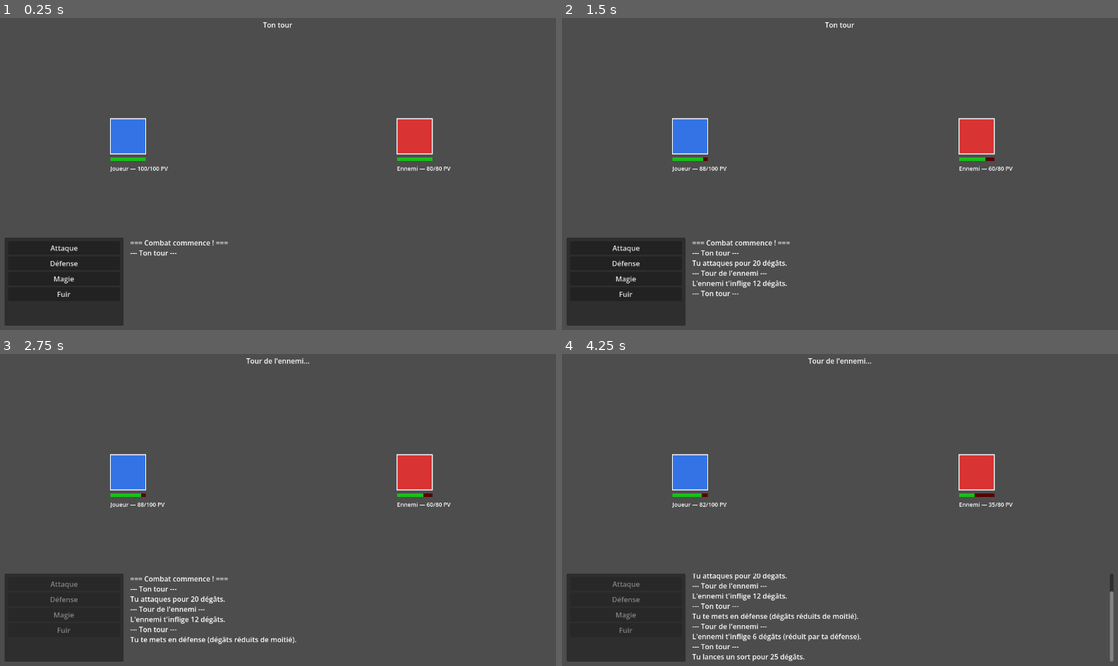
Above: before the commit, frames 1-4 (two rows, left to right).
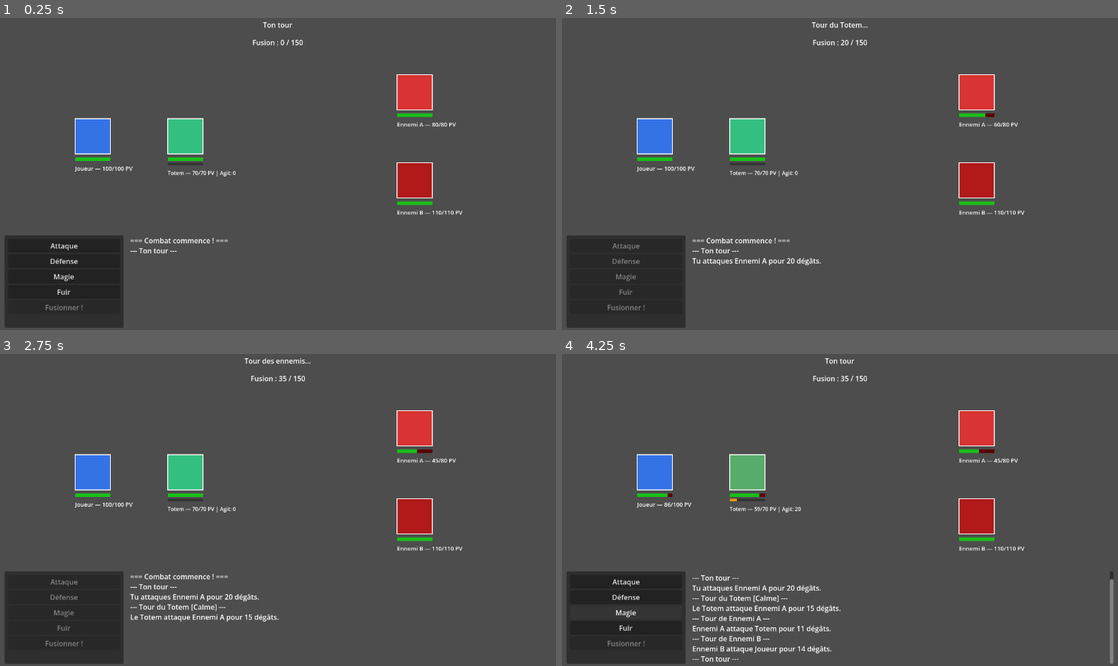
Above: after the commit, the same moments.

Repository: maxoupqg/totema_project
Game: Godot game, scene res://scenes/combat.tscn
The game is run twice, just before and just after one commit, with the same random seed, the same clock (stepped at 60 frames per second) and the same inputs. Before the commit the project has no main scene; this scene is started directly in both runs.
Inputs (mouse positions are in pixels of both pictures, inside the frame that each line leads up to):
- Up to frame 1 (0.25 s): no input
- Up to frame 2 (1.5 s): click "Attaque" at 0.5 s; click (628, 208) at 1.25 s, where only the run after the commit has a clickable "Ennemi A (80/80 PV)"
- Up to frame 3 (2.75 s): click (66, 600) at 2 s, where only the run before the commit has a clickable "Défense"
- Up to frame 4 (4.25 s): tap Enter at 2.75 s; click (628, 616) at 3.5 s, where only the run before the commit has a clickable "Magie"

The runs differ from the first frame. In frame 1, 6.3% of the frame differs, in the area x 0-84%, y 6-100%; in frame 2, 7.0%; in frame 3, 7.5%; in frame 4, 8.5%, in the area x 0-100%, y 1-100%.

Commit message:
feat: Phase 0 complète — totem, fusion, multi-ennemis
- Totem semi-autonome avec axe Calme/Agité (3 paliers, totem_ia.gd)
- Fusion : jauge par dégâts infligés, 3 tours, soin amplifié fiable,
  visuel joueur+totem fusionnés, totem sans tour propre pendant la fusion
- 2 ennemis ciblables au choix (Ennemi A / Ennemi B)
- idees_plus_tard.md : axes émotionnels futurs, évolution totem, Phase 1

Phase 0 validée : le combat en duo est fun.

Co-Authored-By: Claude Sonnet 4.6 <noreply@anthropic.com>

Diff:
--- a/project.godot
+++ b/project.godot
@@ -11,6 +11,7 @@
 [application]
 
 config/name="totema_project_final"
+run/main_scene="res://scenes/combat.tscn"
 config/features=PackedStringArray("4.6", "Forward Plus")
 config/icon="res://icon.svg"
 config/main_scene="res://scenes/combat.tscn"
--- a/scenes/combat.tscn
+++ b/scenes/combat.tscn
@@ -1,8 +1,10 @@
-[gd_scene load_steps=4 format=3]
+[gd_scene load_steps=6 format=3]
 
 [ext_resource type="Script" path="res://scripts/gestionnaire_combat.gd" id="1"]
 [ext_resource type="Script" path="res://scripts/joueur.gd" id="2"]
-[ext_resource type="Script" path="res://scripts/ennemi.gd" id="3"]
+[ext_resource type="Script" path="res://scripts/totem.gd" id="3"]
+[ext_resource type="Script" path="res://scripts/ennemi.gd" id="4"]
+[ext_resource type="Script" path="res://scripts/fusion.gd" id="5"]
 
 [node name="Combat" type="Node2D"]
 script = ExtResource("1")
@@ -10,23 +12,50 @@
 [node name="Combattants" type="Node2D" parent="."]
 
 [node name="Joueur" type="Node2D" parent="Combattants"]
-position = Vector2(300.0, 280.0)
+position = Vector2(220.0, 280.0)
 script = ExtResource("2")
 nom_combattant = "Joueur"
 pv_max = 100
 vitesse = 10
 degats_base = 20
 couleur = Color(0.2, 0.45, 0.9, 1)
-degats_magie = 25
+degats_magie = 28
 
-[node name="Ennemi" type="Node2D" parent="Combattants"]
-position = Vector2(950.0, 280.0)
+[node name="Totem" type="Node2D" parent="Combattants"]
+position = Vector2(430.0, 280.0)
 script = ExtResource("3")
-nom_combattant = "Ennemi"
+nom_combattant = "Totem"
+pv_max = 70
+vitesse = 9
+degats_base = 15
+couleur = Color(0.2, 0.75, 0.5, 1)
+agitation = 0
+soin_base = 20
+agitation_par_coup = 20
+
+[node name="Ennemi1" type="Node2D" parent="Combattants"]
+position = Vector2(950.0, 180.0)
+script = ExtResource("4")
+nom_combattant = "Ennemi A"
 pv_max = 80
-vitesse = 8
-degats_base = 12
+vitesse = 9
+degats_base = 11
 couleur = Color(0.85, 0.2, 0.2, 1)
+
+[node name="Ennemi2" type="Node2D" parent="Combattants"]
+position = Vector2(950.0, 380.0)
+script = ExtResource("4")
+nom_combattant = "Ennemi B"
+pv_max = 110
+vitesse = 7
+degats_base = 14
+couleur = Color(0.7, 0.1, 0.1, 1)
+
+[node name="Fusion" type="Node" parent="."]
+script = ExtResource("5")
+jauge_max = 150
+duree_fusion = 3
+soin_fusion = 40
 
 [node name="UI" type="CanvasLayer" parent="."]
 
@@ -34,21 +63,45 @@
 offset_left = 490.0
 offset_top = 15.0
 offset_right = 790.0
-offset_bottom = 55.0
+offset_bottom = 50.0
 text = "En attente..."
 horizontal_alignment = 1
 
+[node name="LabelFusion" type="Label" parent="UI"]
+offset_left = 490.0
+offset_top = 55.0
+offset_right = 790.0
+offset_bottom = 80.0
+text = "Fusion : 0 / 150"
+horizontal_alignment = 1
+
+[node name="PanelCibles" type="Panel" parent="UI"]
+offset_left = 20.0
+offset_top = 390.0
+offset_right = 290.0
+offset_bottom = 500.0
+visible = false
+
+[node name="VBoxCibles" type="VBoxContainer" parent="UI/PanelCibles"]
+offset_left = 8.0
+offset_top = 8.0
+offset_right = 262.0
+offset_bottom = 92.0
+
+[node name="LabelTitre" type="Label" parent="UI/PanelCibles/VBoxCibles"]
+text = "Choisir une cible :"
+
 [node name="PanelActions" type="Panel" parent="UI"]
 offset_left = 20.0
-offset_top = 510.0
+offset_top = 505.0
 offset_right = 290.0
-offset_bottom = 710.0
+offset_bottom = 715.0
 
 [node name="VBoxContainer" type="VBoxContainer" parent="UI/PanelActions"]
 offset_left = 8.0
 offset_top = 8.0
 offset_right = 262.0
-offset_bottom = 192.0
+offset_bottom = 202.0
 
 [node name="BtnAttaque" type="Button" parent="UI/PanelActions/VBoxContainer"]
 text = "Attaque"
@@ -62,10 +115,14 @@
 [node name="BtnFuir" type="Button" parent="UI/PanelActions/VBoxContainer"]
 text = "Fuir"
 
+[node name="BtnFusionner" type="Button" parent="UI/PanelActions/VBoxContainer"]
+text = "Fusionner !"
+disabled = true
+
 [node name="JournalCombat" type="RichTextLabel" parent="UI"]
 offset_left = 305.0
-offset_top = 510.0
+offset_top = 505.0
 offset_right = 1260.0
-offset_bottom = 710.0
+offset_bottom = 715.0
 bbcode_enabled = true
 scroll_following = true
--- /dev/null
+++ b/scripts/fusion.gd
@@ -0,0 +1,35 @@
+class_name Fusion
+extends Node
+
+signal jauge_change(valeur: int, max_val: int)
+signal fusion_activee
+signal fusion_terminee
+
+@export var jauge_max: int = 150
+@export var duree_fusion: int = 3
+@export var soin_fusion: int = 40
+
+var jauge: int = 0
+var en_fusion: bool = false
+var tours_restants: int = 0
+
+func ajouter_points(degats: int) -> void:
+	if en_fusion or jauge >= jauge_max:
+		return
+	jauge = min(jauge + degats, jauge_max)
+	emit_signal("jauge_change", jauge, jauge_max)
+
+func activer() -> void:
+	en_fusion = true
+	tours_restants = duree_fusion
+	jauge = 0
+	emit_signal("jauge_change", jauge, jauge_max)
+	emit_signal("fusion_activee")
+
+func decrementer_tour() -> void:
+	if not en_fusion:
+		return
+	tours_restants -= 1
+	if tours_restants <= 0:
+		en_fusion = false
+		emit_signal("fusion_terminee")
--- a/scripts/gestionnaire_combat.gd
+++ b/scripts/gestionnaire_combat.gd
@@ -3,31 +3,52 @@
 
 signal combat_termine(victoire: bool)
 
-enum EtatCombat { EN_ATTENTE, TOUR_JOUEUR, TOUR_ENNEMI, TERMINE }
+enum EtatCombat { EN_ATTENTE, TOUR_JOUEUR, CHOIX_CIBLE, TOUR_TOTEM, TOUR_ENNEMI, TERMINE }
+enum ActionEnAttente { AUCUNE, ATTAQUE, MAGIE }
 
 @onready var joueur: Joueur = $Combattants/Joueur
-@onready var ennemi: Ennemi = $Combattants/Ennemi
+@onready var totem: Totem = $Combattants/Totem
+@onready var combattants_node: Node2D = $Combattants
+@onready var fusion: Fusion = $Fusion
 @onready var btn_attaque: Button = $UI/PanelActions/VBoxContainer/BtnAttaque
 @onready var btn_defense: Button = $UI/PanelActions/VBoxContainer/BtnDefense
 @onready var btn_magie: Button = $UI/PanelActions/VBoxContainer/BtnMagie
 @onready var btn_fuir: Button = $UI/PanelActions/VBoxContainer/BtnFuir
+@onready var btn_fusionner: Button = $UI/PanelActions/VBoxContainer/BtnFusionner
+@onready var panel_cibles: Panel = $UI/PanelCibles
+@onready var vbox_cibles: VBoxContainer = $UI/PanelCibles/VBoxCibles
 @onready var journal: RichTextLabel = $UI/JournalCombat
 @onready var label_tour: Label = $UI/LabelTour
-
+@onready var label_fusion: Label = $UI/LabelFusion
+
+var ennemis: Array[Ennemi] = []
 var etat: EtatCombat = EtatCombat.EN_ATTENTE
+var action_en_attente: ActionEnAttente = ActionEnAttente.AUCUNE
+var _index_ennemi_courant: int = 0
+var _couleur_joueur_originale: Color
 
 func _ready() -> void:
+	# Collecte tous les Ennemi sous Combattants
+	for noeud in combattants_node.get_children():
+		if noeud is Ennemi:
+			ennemis.append(noeud)
+			noeud.mort.connect(_sur_mort_ennemi.bind(noeud))
+
 	joueur.mort.connect(_sur_mort_joueur)
-	ennemi.mort.connect(_sur_mort_ennemi)
+	totem.mort.connect(_sur_mort_totem)
+	fusion.jauge_change.connect(_sur_jauge_change)
 
 	btn_attaque.pressed.connect(_action_attaque)
 	btn_defense.pressed.connect(_action_defense)
 	btn_magie.pressed.connect(_action_magie)
 	btn_fuir.pressed.connect(_action_fuir)
-
+	btn_fusionner.pressed.connect(_action_fusionner)
+
+	panel_cibles.visible = false
 	_demarrer_combat()
 
 func _demarrer_combat() -> void:
+	_maj_label_fusion()
 	_log("=== Combat commence ! ===")
 	_debut_tour_joueur()
 
@@ -35,7 +56,11 @@
 	joueur.reinitialiser_tour()
 	etat = EtatCombat.TOUR_JOUEUR
 	_activer_boutons(true)
-	label_tour.text = "Ton tour"
+	btn_fusionner.disabled = fusion.en_fusion or fusion.jauge < fusion.jauge_max or not totem.est_vivant()
+	if fusion.en_fusion:
+		label_tour.text = "Ton tour [Fusion x%d]" % fusion.tours_restants
+	else:
+		label_tour.text = "Ton tour"
 	_log("--- Ton tour ---")
 
 func _activer_boutons(actif: bool) -> void:
@@ -43,14 +68,59 @@
 	btn_defense.disabled = not actif
 	btn_magie.disabled = not actif
 	btn_fuir.disabled = not actif
+	btn_fusionner.disabled = not actif
+
+# — Sélection de cible —
+
+func _afficher_selection_cible() -> void:
+	etat = EtatCombat.CHOIX_CIBLE
+	for enfant in vbox_cibles.get_children():
+		if enfant.name != "LabelTitre":
+			enfant.queue_free()
+	for cible in ennemis:
+		if cible.est_vivant():
+			var btn: Button = Button.new()
+			btn.text = "%s  (%d/%d PV)" % [cible.nom_combattant, cible.pv_actuels, cible.pv_max]
+			btn.pressed.connect(_sur_cible_choisie.bind(cible))
+			vbox_cibles.add_child(btn)
+	var btn_annuler: Button = Button.new()
+	btn_annuler.text = "Annuler"
+	btn_annuler.pressed.connect(_annuler_selection_cible)
+	vbox_cibles.add_child(btn_annuler)
+	panel_cibles.visible = true
+	label_tour.text = "Choisir une cible..."
+
+func _annuler_selection_cible() -> void:
+	panel_cibles.visible = false
+	action_en_attente = ActionEnAttente.AUCUNE
+	etat = EtatCombat.TOUR_JOUEUR
+	_activer_boutons(true)
+	btn_fusionner.disabled = fusion.en_fusion or fusion.jauge < fusion.jauge_max or not totem.est_vivant()
+	label_tour.text = "Ton tour"
+
+func _sur_cible_choisie(cible: Ennemi) -> void:
+	panel_cibles.visible = false
+	match action_en_attente:
+		ActionEnAttente.ATTAQUE:
+			var degats: int = joueur.attaquer(cible)
+			_log("Tu attaques %s pour %d dégâts." % [cible.nom_combattant, degats])
+			fusion.ajouter_points(degats)
+		ActionEnAttente.MAGIE:
+			var degats: int = joueur.lancer_sort(cible)
+			_log("Tu lances un sort sur %s pour %d dégâts." % [cible.nom_combattant, degats])
+			fusion.ajouter_points(degats)
+	action_en_attente = ActionEnAttente.AUCUNE
+	_appliquer_bonus_fusion()
+	_fin_tour_joueur()
+
+# — Actions joueur —
 
 func _action_attaque() -> void:
 	if etat != EtatCombat.TOUR_JOUEUR:
 		return
 	_activer_boutons(false)
-	var degats: int = joueur.attaquer(ennemi)
-	_log("Tu attaques pour %d dégâts." % degats)
-	_fin_tour_joueur()
+	action_en_attente = ActionEnAttente.ATTAQUE
+	_afficher_selection_cible()
 
 func _action_defense() -> void:
 	if etat != EtatCombat.TOUR_JOUEUR:
@@ -58,15 +128,15 @@
 	_activer_boutons(false)
 	joueur.defendre()
 	_log("Tu te mets en défense (dégâts réduits de moitié).")
+	_appliquer_bonus_fusion()
 	_fin_tour_joueur()
 
 func _action_magie() -> void:
 	if etat != EtatCombat.TOUR_JOUEUR:
 		return
 	_activer_boutons(false)
-	var degats: int = joueur.lancer_sort(ennemi)
-	_log("Tu lances un sort pour %d dégâts." % degats)
-	_fin_tour_joueur()
+	action_en_attente = ActionEnAttente.MAGIE
+	_afficher_selection_cible()
 
 func _action_fuir() -> void:
 	if etat != EtatCombat.TOUR_JOUEUR:
@@ -79,45 +149,187 @@
 		emit_signal("combat_termine", false)
 	else:
 		_log("Impossible de fuir !")
+		_appliquer_bonus_fusion()
 		_fin_tour_joueur()
 
+func _action_fusionner() -> void:
+	if etat != EtatCombat.TOUR_JOUEUR or fusion.en_fusion or fusion.jauge < fusion.jauge_max or not totem.est_vivant():
+		return
+	_activer_boutons(false)
+	fusion.activer()
+	_maj_label_fusion()
+	# Visuel : le totem disparaît et fusionne avec le joueur (couleur mélangée)
+	_couleur_joueur_originale = joueur.couleur
+	joueur.couleur = joueur.couleur.lerp(totem.couleur, 0.5)
+	joueur.queue_redraw()
+	totem.visible = false
+	_log("=== FUSION ! Le Totem et toi ne font plus qu'un (%d tours) ===" % fusion.duree_fusion)
+	_fin_tour_joueur()
+
+# — Bonus fusion —
+
+func _appliquer_bonus_fusion() -> void:
+	if not fusion.en_fusion:
+		return
+	if not totem.est_vivant():
+		# Le totem est mort : la fusion se termine immédiatement
+		fusion.tours_restants = 0
+		fusion.en_fusion = false
+		_log("--- La fusion se termine (totem hors combat) ---")
+		_maj_label_fusion()
+		joueur.couleur = _couleur_joueur_originale
+		joueur.queue_redraw()
+		return
+	var soin: int = min(fusion.soin_fusion, joueur.pv_max - joueur.pv_actuels)
+	joueur.pv_actuels += soin
+	joueur.queue_redraw()
+	_log("[Fusion] Le Totem te soigne de %d PV !" % soin)
+	fusion.decrementer_tour()
+	if not fusion.en_fusion:
+		_log("--- La fusion se termine ---")
+		_maj_label_fusion()
+		joueur.couleur = _couleur_joueur_originale
+		joueur.queue_redraw()
+		totem.visible = true
+
+# — Enchaînement des tours —
+
 func _fin_tour_joueur() -> void:
-	if not ennemi.est_vivant():
-		# Mort de l'ennemi en attente (signal différé) — on n'enchaîne pas son tour
-		return
+	if _tous_ennemis_morts():
+		return
+	etat = EtatCombat.TOUR_TOTEM
+	label_tour.text = "Tour du Totem..."
+	await get_tree().create_timer(0.8).timeout
+	_tour_totem()
+
+func _tour_totem() -> void:
+	if totem.est_vivant() and not fusion.en_fusion:
+		var cible_ennemi: Combattant = _premier_ennemi_vivant()
+		if cible_ennemi != null:
+			_log("--- Tour du Totem [%s] ---" % _nom_palier(totem.agitation))
+			var decision: Dictionary = totem.jouer_tour(joueur, cible_ennemi)
+			_log_action_totem(decision)
+			if _tous_ennemis_morts():
+				return
 	etat = EtatCombat.TOUR_ENNEMI
-	label_tour.text = "Tour de l'ennemi..."
+	label_tour.text = "Tour des ennemis..."
 	await get_tree().create_timer(0.8).timeout
-	_tour_ennemi()
-
-func _tour_ennemi() -> void:
-	_log("--- Tour de l'ennemi ---")
-	var degats: int = ennemi.jouer_tour(joueur)
-	_log("L'ennemi t'inflige %d dégâts%s." % [
+	_debut_tours_ennemis()
+
+func _debut_tours_ennemis() -> void:
+	_index_ennemi_courant = 0
+	_prochain_tour_ennemi()
+
+func _prochain_tour_ennemi() -> void:
+	# Avance au prochain ennemi vivant
+	while _index_ennemi_courant < ennemis.size() and not ennemis[_index_ennemi_courant].est_vivant():
+		_index_ennemi_courant += 1
+	if _index_ennemi_courant >= ennemis.size():
+		if joueur.est_vivant():
+			_debut_tour_joueur()
+		return
+	var ennemi_actif: Ennemi = ennemis[_index_ennemi_courant]
+	_index_ennemi_courant += 1
+	_log("--- Tour de %s ---" % ennemi_actif.nom_combattant)
+	await get_tree().create_timer(0.6).timeout
+	_executer_tour_ennemi(ennemi_actif)
+
+func _executer_tour_ennemi(ennemi_actif: Ennemi) -> void:
+	var cibles: Array[Combattant] = []
+	if joueur.est_vivant():
+		cibles.append(joueur)
+	if totem.est_vivant() and not fusion.en_fusion:  # totem non ciblable pendant la fusion
+		cibles.append(totem)
+	if cibles.is_empty():
+		return
+	var cible: Combattant = cibles[randi() % cibles.size()]
+	var degats: int = ennemi_actif.jouer_tour(cible)
+	_log("%s attaque %s pour %d dégâts%s." % [
+		ennemi_actif.nom_combattant,
+		cible.nom_combattant,
 		degats,
-		" (réduit par ta défense)" if joueur.en_defense else ""
+		" (réduit)" if cible.en_defense else ""
 	])
-	if joueur.est_vivant():
-		_debut_tour_joueur()
-	# Sinon : _sur_mort_joueur sera appelé en deferred à la fin du frame
+	if not joueur.est_vivant():
+		return
+	_prochain_tour_ennemi()
+
+# — Handlers de mort —
 
 func _sur_mort_joueur() -> void:
 	if etat == EtatCombat.TERMINE:
 		return
 	etat = EtatCombat.TERMINE
+	panel_cibles.visible = false
 	_activer_boutons(false)
 	label_tour.text = "Défaite..."
 	_log("=== Tu es vaincu. ===")
 	emit_signal("combat_termine", false)
 
-func _sur_mort_ennemi() -> void:
+func _sur_mort_totem() -> void:
+	_log("Le Totem est hors de combat !")
+
+func _sur_mort_ennemi(ennemi_mort: Ennemi) -> void:
+	_log("%s est vaincu !" % ennemi_mort.nom_combattant)
+	if not _tous_ennemis_morts():
+		return
 	if etat == EtatCombat.TERMINE:
 		return
 	etat = EtatCombat.TERMINE
 	_activer_boutons(false)
+	panel_cibles.visible = false
 	label_tour.text = "Victoire !"
-	_log("=== L'ennemi est vaincu ! Victoire ! ===")
+	_log("=== Tous les ennemis sont vaincus ! Victoire ! ===")
 	emit_signal("combat_termine", true)
+
+# — Helpers —
+
+func _tous_ennemis_morts() -> bool:
+	for e in ennemis:
+		if e.est_vivant():
+			return false
+	return true
+
+func _premier_ennemi_vivant() -> Ennemi:
+	for e in ennemis:
+		if e.est_vivant():
+			return e
+	return null
+
+func _sur_jauge_change(_valeur: int, _max: int) -> void:
+	_maj_label_fusion()
+	if not fusion.en_fusion and etat == EtatCombat.TOUR_JOUEUR:
+		btn_fusionner.disabled = fusion.jauge < fusion.jauge_max
+
+func _maj_label_fusion() -> void:
+	if fusion.en_fusion:
+		label_fusion.text = "Fusion active — %d tour(s) restant(s)" % fusion.tours_restants
+	else:
+		label_fusion.text = "Fusion : %d / %d" % [fusion.jauge, fusion.jauge_max]
+
+func _log_action_totem(decision: Dictionary) -> void:
+	var cible: Combattant = decision["cible"]
+	var valeur: int = decision["valeur"]
+	var erratique: bool = decision["erratique"]
+	match decision["action"]:
+		"soin":
+			if erratique and cible is Ennemi:
+				_log("Le Totem tente de soigner... et soigne %s de %d PV ! (agité)" % [cible.nom_combattant, valeur])
+			else:
+				_log("Le Totem soigne %s de %d PV." % [cible.nom_combattant, valeur])
+		"attaque":
+			fusion.ajouter_points(valeur)
+			if erratique:
+				_log("Le Totem oublie de soigner et attaque pour %d dégâts." % valeur)
+			else:
+				_log("Le Totem attaque %s pour %d dégâts." % [cible.nom_combattant, valeur])
+
+func _nom_palier(agitation: int) -> String:
+	match TotemIA.get_palier(agitation):
+		TotemIA.Palier.CALME: return "Calme"
+		TotemIA.Palier.NEUTRE: return "Neutre"
+		TotemIA.Palier.AGITE: return "Agité !"
+	return "?"
 
 func _log(texte: String) -> void:
 	journal.append_text(texte + "\n")
--- /dev/null
+++ b/scripts/totem.gd
@@ -0,0 +1,56 @@
+class_name Totem
+extends Combattant
+
+signal agitation_change(nouvelle_valeur: int)
+
+@export var agitation: int = 0
+@export var soin_base: int = 20
+@export var agitation_par_coup: int = 20
+
+func prendre_degats(montant: int) -> int:
+	var degats: int = super.prendre_degats(montant)
+	# Se prendre des coups agite le totem
+	_modifier_agitation(agitation_par_coup)
+	return degats
+
+func jouer_tour(joueur: Combattant, ennemi: Combattant) -> Dictionary:
+	var decision: Dictionary = TotemIA.choisir_action(agitation, joueur, ennemi)
+	match decision["action"]:
+		"soin":
+			decision["valeur"] = _soigner(decision["cible"])
+		"attaque":
+			decision["valeur"] = decision["cible"].prendre_degats(degats_base)
+	return decision
+
+func _soigner(cible: Combattant) -> int:
+	var soin_reel: int = min(soin_base, cible.pv_max - cible.pv_actuels)
+	cible.pv_actuels += soin_reel
+	cible.queue_redraw()
+	return soin_reel
+
+func _modifier_agitation(delta: int) -> void:
+	agitation = clamp(agitation + delta, 0, 100)
+	emit_signal("agitation_change", agitation)
+	queue_redraw()
+
+func _draw() -> void:
+	var ratio_agit: float = float(agitation) / 100.0
+	# Couleur qui glisse du calme vers l'agité
+	var couleur_agit: Color = couleur.lerp(Color(0.9, 0.35, 0.1, 1), ratio_agit)
+	draw_rect(Rect2(-40.0, -40.0, 80.0, 80.0), couleur_agit)
+	draw_rect(Rect2(-40.0, -40.0, 80.0, 80.0), Color.WHITE, false, 2.0)
+	# Barre de vie
+	var ratio_pv: float = float(pv_actuels) / float(pv_max)
+	draw_rect(Rect2(-40.0, 48.0, 80.0, 8.0), Color(0.35, 0.0, 0.0))
+	draw_rect(Rect2(-40.0, 48.0, 80.0 * ratio_pv, 8.0), Color(0.1, 0.75, 0.1))
+	# Barre d'agitation
+	draw_rect(Rect2(-40.0, 60.0, 80.0, 6.0), Color(0.2, 0.2, 0.2))
+	draw_rect(Rect2(-40.0, 60.0, 80.0 * ratio_agit, 6.0),
+		Color(0.9, 0.7, 0.1).lerp(Color(0.9, 0.2, 0.1), ratio_agit))
+	# Texte
+	draw_string(
+		ThemeDB.fallback_font,
+		Vector2(-40.0, 88.0),
+		"%s — %d/%d PV | Agit: %d" % [nom_combattant, pv_actuels, pv_max, agitation],
+		HORIZONTAL_ALIGNMENT_LEFT, -1, 12
+	)
--- /dev/null
+++ b/scripts/totem_ia.gd
@@ -0,0 +1,37 @@
+class_name TotemIA
+extends RefCounted
+
+enum Palier { CALME, NEUTRE, AGITE }
+
+const SEUIL_NEUTRE: int = 34
+const SEUIL_AGITE: int = 67
+
+static func get_palier(agitation: int) -> Palier:
+	if agitation < SEUIL_NEUTRE:
+		return Palier.CALME
+	elif agitation < SEUIL_AGITE:
+		return Palier.NEUTRE
+	else:
+		return Palier.AGITE
+
+# Retourne { action, cible, valeur (rempli par Totem), erratique }
+static func choisir_action(agitation: int, joueur: Combattant, ennemi: Combattant) -> Dictionary:
+	match get_palier(agitation):
+		Palier.CALME:
+			# Support fiable : soigne dès que le joueur a perdu des PV, sinon attaque
+			if joueur.pv_actuels < joueur.pv_max:
+				return { "action": "soin", "cible": joueur, "valeur": 0, "erratique": false }
+			return { "action": "attaque", "cible": ennemi, "valeur": 0, "erratique": false }
+		Palier.NEUTRE:
+			# Distrait : 50% de chance d'oublier de soigner et d'attaquer à la place
+			if joueur.pv_actuels < joueur.pv_max:
+				if randf() < 0.5:
+					return { "action": "soin", "cible": joueur, "valeur": 0, "erratique": false }
+				else:
+					return { "action": "attaque", "cible": ennemi, "valeur": 0, "erratique": true }
+			return { "action": "attaque", "cible": ennemi, "valeur": 0, "erratique": false }
+		Palier.AGITE:
+			# Tente de soigner mais cible aléatoire — peut soigner l'ennemi
+			var cible_soin: Combattant = joueur if randf() < 0.5 else ennemi
+			return { "action": "soin", "cible": cible_soin, "valeur": 0, "erratique": true }
+	return { "action": "attaque", "cible": ennemi, "valeur": 0, "erratique": false }
Not shown, added: icon.svg.import
Not shown, added: scripts/combattant.gd.uid
Not shown, added: scripts/ennemi.gd.uid
Not shown, added: scripts/fusion.gd.uid
Not shown, added: scripts/gestionnaire_combat.gd.uid
Not shown, added: scripts/joueur.gd.uid
Not shown, added: scripts/totem.gd.uid
Not shown, added: scripts/totem_ia.gd.uid
Not shown, added: .editorconfig
Not shown, added: .gitattributes
Not shown, added: .gitignore
Not shown, added: CLAUDE.md
(and 2 more such lines)
